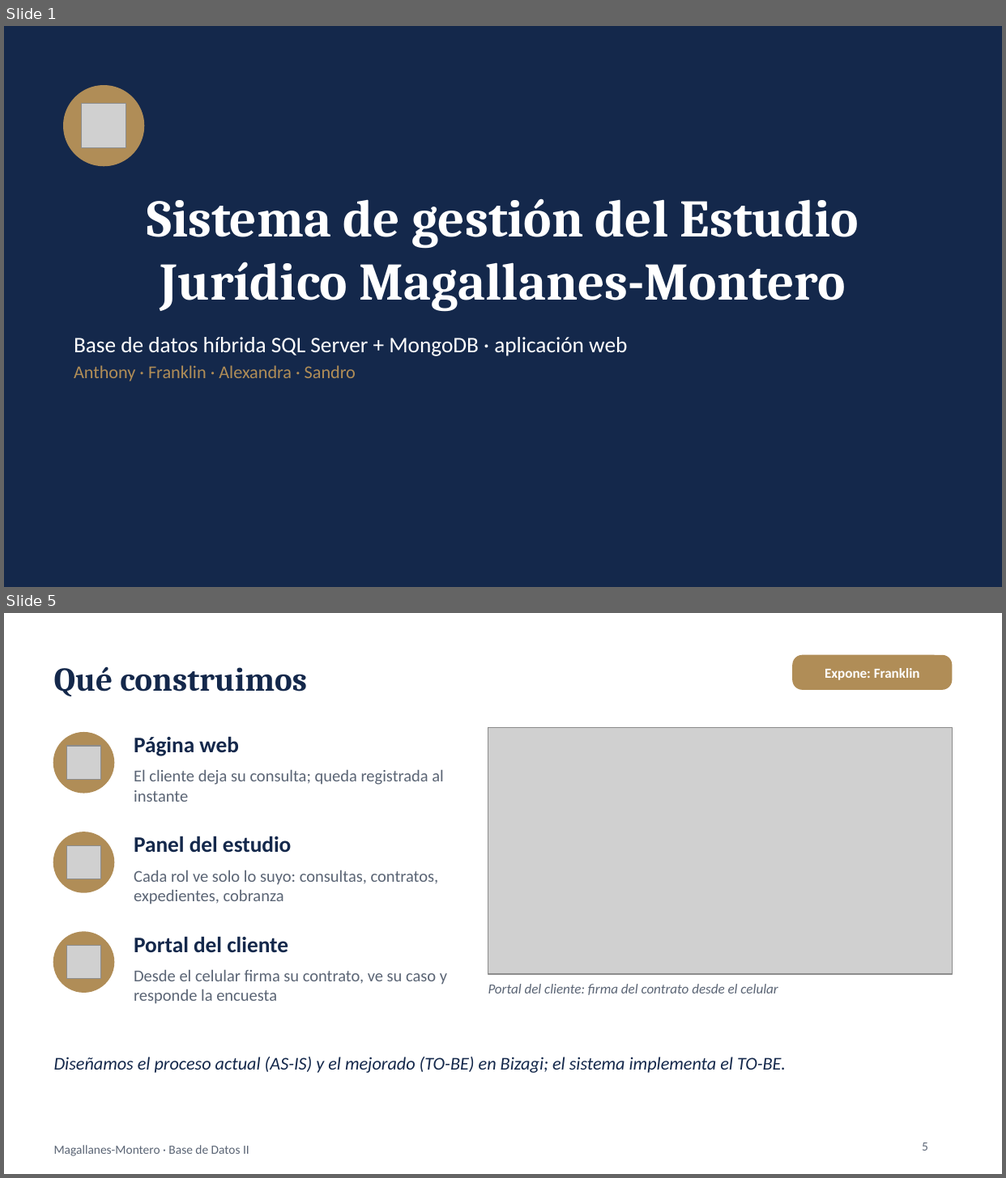
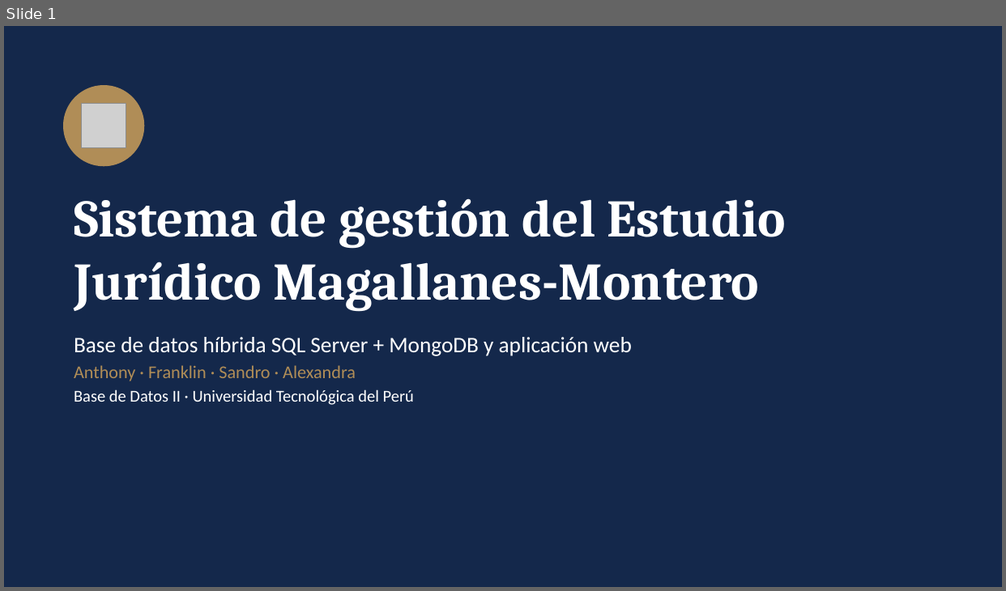
Before and after one commit to alexandra585/Proyecto_Estudio_Juridico, a slide deck: 4_Informe/Presentacion_Sustentacion_Magallanes_Montero.pptx. Shown one above the other, each under a label of ours: slides 1 and 5 before the commit, slide 1 after it; the slides between them are not shown. The pictures are 1006x1178 and 1006x591 pixels, drawn with LibreOffice and Linux fonts; fonts in the diff are those of the drawing; grey boxes stand for pictures. Boxes give left, top, right and bottom in pixels: in the first picture for what was removed or moved away, otherwise in the second. Text is boxed around its words. In the diff, an @@ line names an element or a change of style, - is before the commit and + after.

```diff
--- a/4_Informe/Presentacion_Sustentacion_Magallanes_Montero.pptx
+++ b/4_Informe/Presentacion_Sustentacion_Magallanes_Montero.pptx
@@ slide 5 removed at bbox=[4, 613, 1002, 1174], background #FFFFFF @@
@@ rounded rectangle removed at bbox=[792, 655, 952, 690] @@
-Expone: Franklin
@@ title removed at bbox=[54, 666, 307, 696] @@
-Qué construimos
@@ ellipse removed at bbox=[54, 733, 114, 793] @@
@@ picture removed at bbox=[488, 728, 952, 974] @@
@@ picture removed at bbox=[67, 746, 101, 780] @@
@@ text removed at bbox=[134, 736, 238, 756] @@
-Página web
@@ text removed at bbox=[134, 769, 444, 802] @@
-El cliente deja su consulta; queda registrada al instante
@@ ellipse removed at bbox=[54, 833, 114, 892] @@
@@ picture removed at bbox=[67, 845, 101, 879] @@
@@ text removed at bbox=[134, 836, 291, 853] @@
-Panel del estudio
@@ text removed at bbox=[134, 870, 439, 905] @@
-Cada rol ve solo lo suyo: consultas, contratos, expedientes, cobranza
@@ ellipse removed at bbox=[54, 932, 114, 992] @@
@@ picture removed at bbox=[67, 945, 101, 979] @@
@@ text removed at bbox=[134, 936, 288, 953] @@
-Portal del cliente
@@ text removed at bbox=[134, 969, 447, 1004] @@
-Desde el celular firma su contrato, ve su caso y responde la encuesta
@@ text removed at bbox=[488, 984, 778, 995] @@
-Portal del cliente: firma del contrato desde el celular
@@ text removed at bbox=[54, 1057, 786, 1073] @@
-Diseñamos el proceso actual (AS-IS) y el mejorado (TO-BE) en Bizagi; el sistema implementa el TO-BE.
@@ text removed at bbox=[54, 1145, 249, 1157] @@
-Magallanes-Montero · Base de Datos II
@@ page number removed at bbox=[922, 1143, 928, 1151] @@
-5
@@ slide 1 changed as well @@
@@ title "Sistema de gestión del Estudio ..." at bbox=[74, 199, 786, 312]: alignment centre to left @@
@@ text at bbox=[74, 337, 632, 405]: text changed @@
-Base de datos híbrida SQL Server + MongoDB · aplicación web
-Anthony · Franklin · Alexandra · Sandro
+Base de datos híbrida SQL Server + MongoDB y aplicación web
+Anthony · Franklin · Sandro · Alexandra
+Base de Datos II · Universidad Tecnológica del Perú
```
Also in this commit, not shown: 5 other slides changed, 13 slides added, 8 other slides removed, 1 other file.
